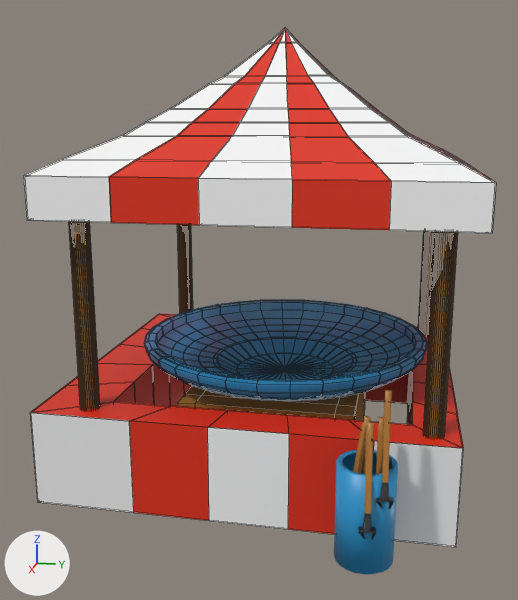
What one commit did to the Blender file Blender/Juego patos estructura.blend.
Before and after are seen from a 50 mm lens placed at (6.72, 1.11, 2.74), pointed at (0.36, -0.16, 1.15). The lights are fixed; the arrows at lower left show +X, +Y and +Z. Mesh edges are drawn as thin lines on the coarser meshes.

Names of what the first picture shows: 'Carpa', 'Cañas'.
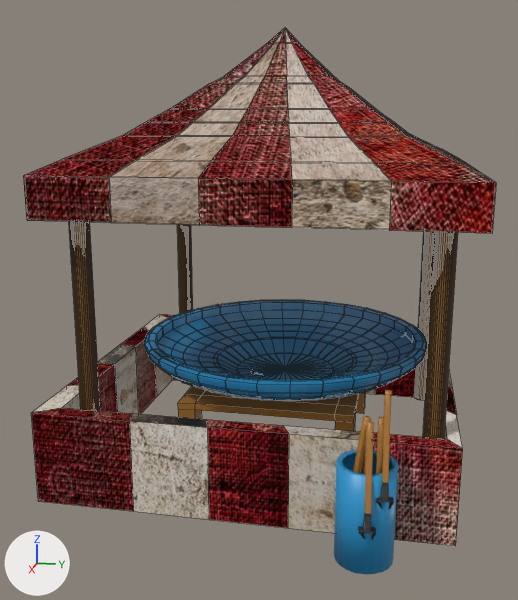
Edits to the bpy script that builds the scene:
```text
Add img_tela2_jpg:
    img_tela2_jpg = load_image('Tela2.jpg', '_unpacked/Tela2.jpg', 740, 987, 'sRGB')
Add img_tela_roja_jpg:
    img_tela_roja_jpg = load_image('Tela roja.jpg', '_unpacked/Tela_roja.jpg', 800, 534, 'sRGB')
Add img_tela_roja_normal_map_png:
    img_tela_roja_normal_map_png = load_image('Tela roja Normal Map.png', '_unpacked/Tela_roja_Normal_Map.png', 800, 534, 'sRGB')
Add mat_blancotela:
    mat_blancotela = principled_material('BlancoTela')
    mat_blancotela.texture = img_tela2_jpg
Add mat_telaroja:
    mat_telaroja = bpy.data.materials.new('TelaRoja')
    # uses the picture img_tela_roja_jpg
    # uses the picture img_tela_roja_normal_map_png
Change me_cube_005:
    used by ob_carpa; location = (0.0, 0.0, 0.0)
    remove me_cube_005.from_pydata(...)  # 2440 vertices, 2230 faces; spans x -1.7..1.7, y -1.85..1.7, z -0.53..3.57
    add me_cube_005.from_pydata(...)  # 2360 vertices, 2150 faces; spans x -1.7..1.7, y -1.84..1.7, z -0.41..3.57
    me_cube_005 part 1: the loose piece of 80 vertices spanning x -1.63..1.63, y -1.85..1.63, z -0.41..0.41 is deleted
    me_cube_005 part 2
    80 faces are deleted
    128 vertices in x -1.49..1.48, y -1.5..1.5, z 0.11 move by (0.0, 0.0, -0.49)
    16 vertices in x -1.02..1.02, y -0.76..0.78, z -0.53 move by (0.0, 0.0, 0.13)
    40 vertices move from x -1.27..1.27, y -1.27..1.27, z -0.4..0.4 to x -1.47..1.47, y -1.65..1.52, z -0.4..0.4
    40 new faces join them, mat_telaroja
    40 new faces join them, mat_blancotela (picture img_tela2_jpg)
    me_cube_005 part 3: 40 faces spanning x -1.62..1.62, y -1.84..1.62, z -0.41..0.41 switch from mat_material_005 (picture img_palette2_gradient_png) to mat_telaroja
    me_cube_005 part 4: 40 faces spanning x -1.62..1.62, y -1.84..1.62, z -0.41..0.41 switch from mat_material_005 (picture img_palette2_gradient_png) to mat_blancotela (picture img_tela2_jpg)
    me_cube_005 part 5: 220 faces spanning x -1.7..1.7, y -1.7..1.7, z 2.02..3.57 switch from mat_material_003 (picture img_palette2_gradient_png) to mat_telaroja
    me_cube_005 part 6: 220 faces spanning x -1.7..1.7, y -1.7..1.7, z 2.02..3.57 switch from mat_material_003 (picture img_palette2_gradient_png) to mat_blancotela (picture img_tela2_jpg)
    remove me_cube_005.materials.append(mat_material_004)  # picture img_palette2_gradient_png
```

Location of each change, (x1, y1, x2, y2) in pixels of the pictures (518 x 600 px; the box of a moved part takes in the faces that stretch with it):
'Carpa', reshaped
    before: (23, 28, 496, 547)
    after: (23, 28, 496, 546)
part 1 of me_cube_005, deleted
    before: (30, 314, 464, 547)
part 2 of me_cube_005, moved or reshaped
    before: (69, 222, 458, 438)
    after: (69, 222, 458, 439)
part 3 of me_cube_005, recoloured (red)
    after: (31, 314, 463, 546)
part 4 of me_cube_005, recoloured
    after: (32, 314, 463, 533)
part 5 of me_cube_005, recoloured (white to red)
    both: (23, 28, 496, 233)
part 6 of me_cube_005, recoloured
    both: (109, 28, 493, 230)
